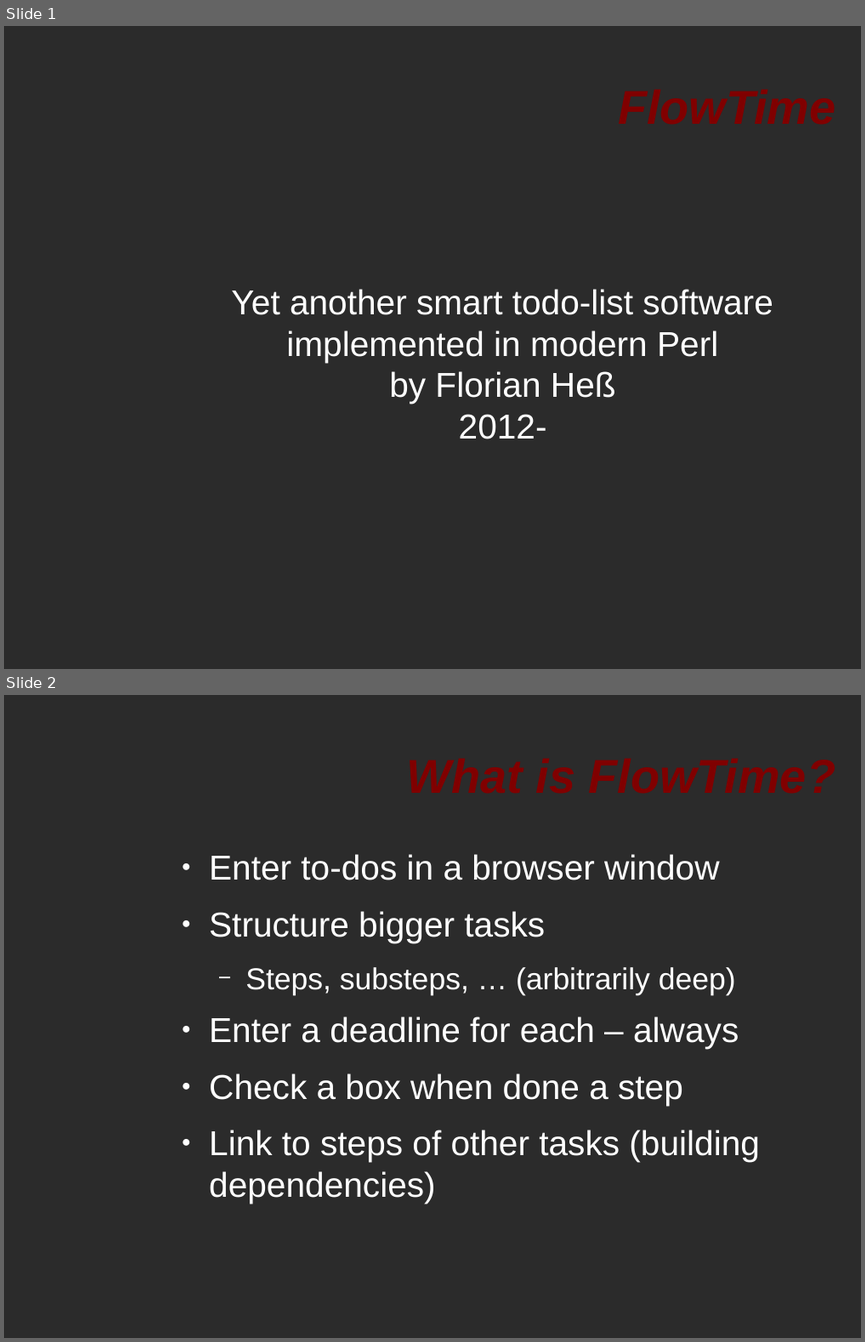
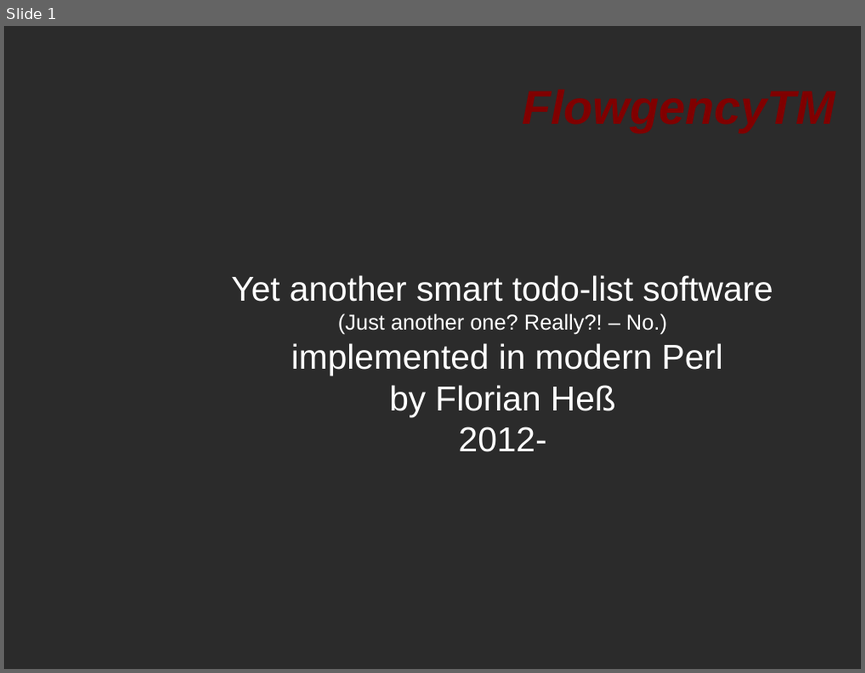
Before and after one commit to flowdy/FlowgencyTM, a slide deck: doc/intro.odp. Shown one above the other, each under a label of ours: slides 1 and 2 before the commit, slide 1 after it. The pictures are 865x1342 and 865x673 pixels, drawn with LibreOffice and Linux fonts; fonts in the diff are those of the drawing; background and template pictures are left out; a plain dark background stands for a picture behind light text. Boxes give left, top, right and bottom in pixels: in the first picture for what was removed or moved away, otherwise in the second. Text is boxed around its words. In the diff, an @@ line names an element or a change of style, - is before the commit and + after.

```diff
--- a/doc/intro.odp
+++ b/doc/intro.odp
@@ slide 2 removed at (x1=4, y1=695, x2=861, y2=1338), background picture (left out) @@
@@ title removed at (x1=313, y1=721, x2=837, y2=828) @@
-What is FlowTime?
@@ text removed at (x1=209, y1=854, x2=760, y2=1203) @@
-● Enter to-dos in a browser window
-● Structure bigger tasks
-  − Steps, substeps, … (arbitrarily deep)
-● Enter a deadline for each – always
-● Check a box when done a step
-● Link to steps of other tasks (building dependencies)
@@ slide 1 changed as well @@
@@ title at (x1=313, y1=52, x2=837, y2=159): text changed @@
-FlowTime
+FlowgencyTM
@@ subtitle at (x1=231, y1=275, x2=773, y2=416): text changed @@
-Yet another smart todo-list software implemented in modern Perl
-by Florian Heß
+Yet another smart todo-list software
+(Just another one? Really?! – No.)
+implemented in modern Perl
+by Florian Heß
```
Also in this commit, not shown: 5 other slides changed, 3 slides added.
